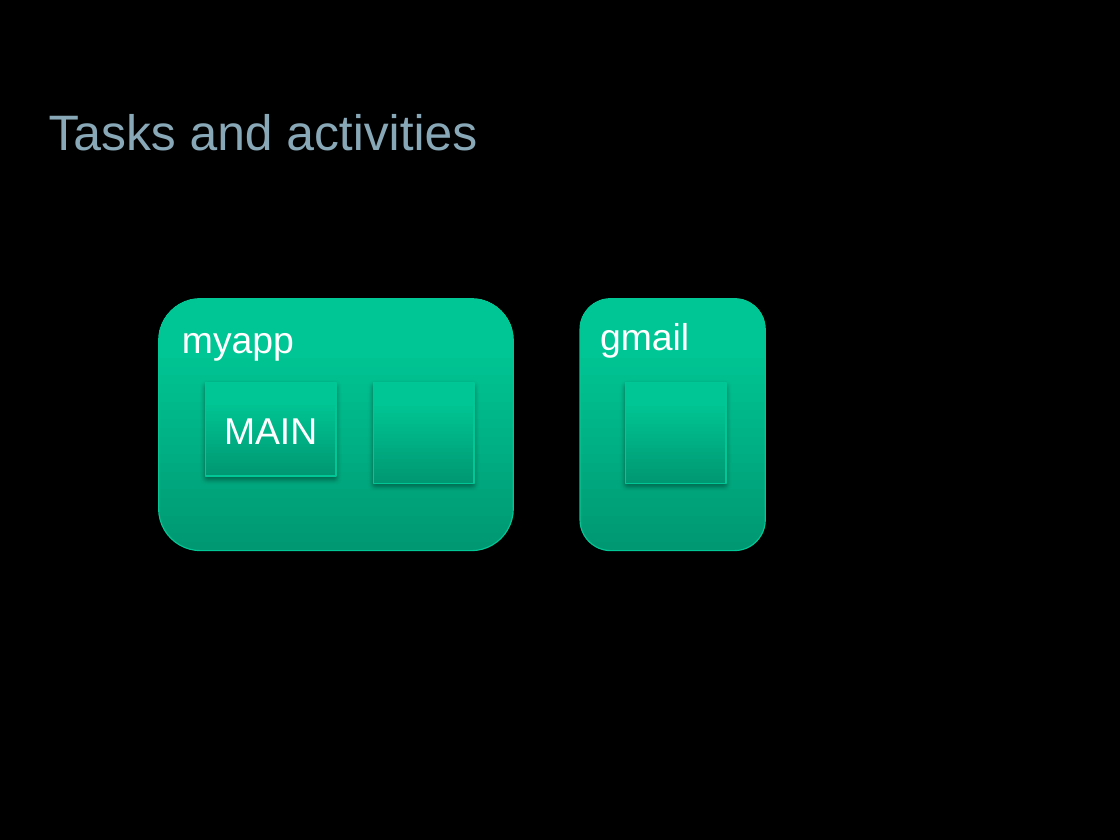
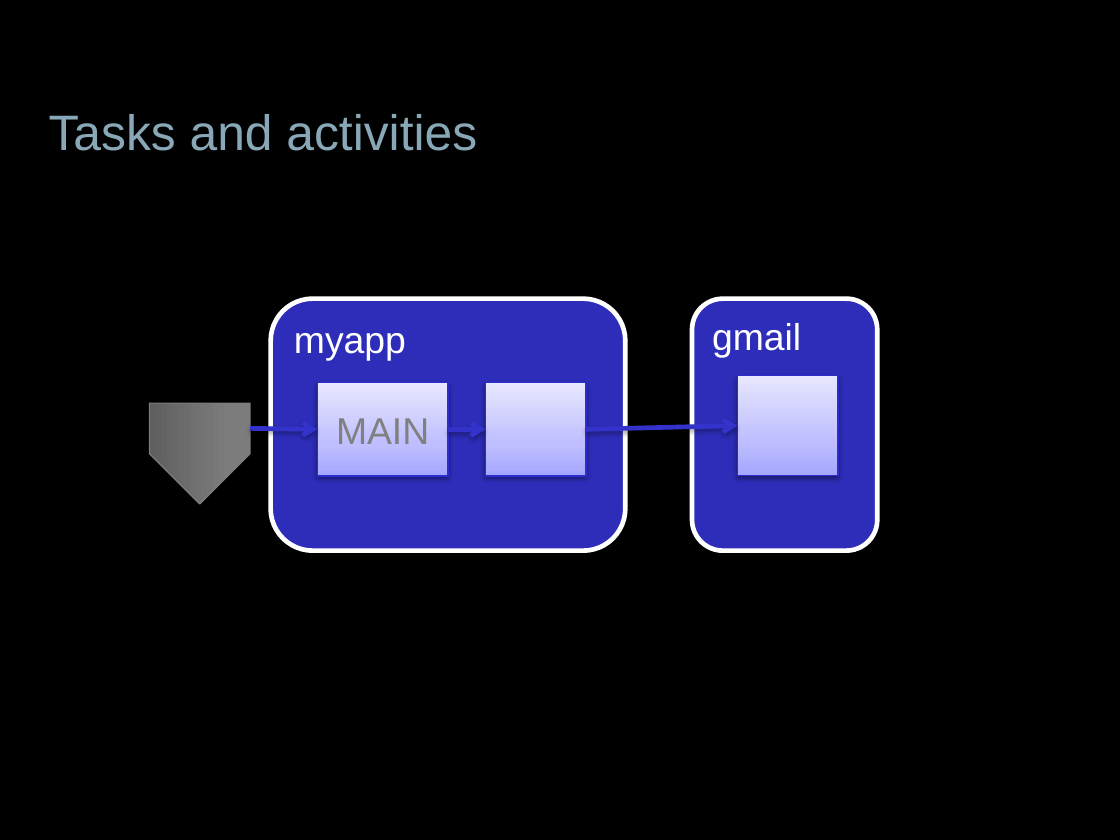
Before and after one commit to jessitron/Tronsmit, a slide deck: slide 5 of presentations/DevTeach-Intents.pptx. Drawn at 1120x840 pixels with LibreOffice and Linux fonts; fonts in the diff are those of the drawing; background and template pictures are left out. Boxes give left, top, right and bottom in pixels: in the first picture for what was removed or moved away, otherwise in the second. Text is boxed around its words. In the diff, an @@ line names an element or a change of style, - is before the commit and + after.

```diff
--- a/presentations/DevTeach-Intents.pptx
+++ b/presentations/DevTeach-Intents.pptx
@@ rounded rectangle "myapp" at bbox=[271, 299, 626, 551]: fill gradient #009872 to #00C694 to #00C795 to #2D2DB9; outline #00C896 0.75 pt to #FFFFFF 3 pt; shadow changed @@
@@ 2 rounded rectangles, 1 rectangle: place and size @@
-2 rounded rectangles, 1 rectangle at bbox=[159, 299, 765, 551]
+2 rounded rectangles, 1 rectangle at bbox=[271, 299, 877, 551]
@@ rounded rectangle "gmail" at bbox=[692, 299, 877, 551]: fill gradient #009872 to #00C694 to #00C795 to #2D2DB9; outline #00C896 0.75 pt to #FFFFFF 3 pt; shadow changed @@
@@ rectangle "MAIN" at bbox=[317, 383, 448, 476]: text colour #FFFFFF to #808080; fill gradient #009872 to #00C694 to #00C795 to gradient #A7A7FF to #C1C1FF to #E7E7FF; outline #00C896 0.75 pt to #2E2ECB 0.75 pt; shadow changed @@
@@ rectangle at bbox=[485, 383, 586, 476]: fill gradient #009872 to #00C694 to #00C795 to gradient #A7A7FF to #C1C1FF to #E7E7FF; outline #00C896 0.75 pt to #2E2ECB 0.75 pt; shadow changed @@
@@ rectangle: place and size @@
-rectangle at bbox=[373, 383, 474, 484]
+rectangle at bbox=[485, 383, 586, 476]
@@ rectangle: place and size @@
-rectangle at bbox=[625, 383, 726, 484]
+rectangle at bbox=[737, 375, 838, 476]
@@ rectangle at bbox=[737, 375, 838, 476]: fill gradient #009872 to #00C694 to #00C795 to gradient #A7A7FF to #C1C1FF to #E7E7FF; outline #00C896 0.75 pt to #2E2ECB 0.75 pt; shadow changed @@
@@ pentagon arrow added at bbox=[149, 403, 250, 504], fill gradient #606060 to #7C7C7C to #7D7D7D, outline #7D7D7D 0.75 pt @@
@@ arrow added from (250, 429) to (317, 429), #3333CC 3 pt @@
@@ arrow added from (448, 429) to (485, 429), #3333CC 3 pt @@
@@ arrow added from (586, 429) to (737, 426), #3333CC 3 pt @@
```
Also in this commit, not shown: 2 other slides changed, 3 slides added, 5 other files.
